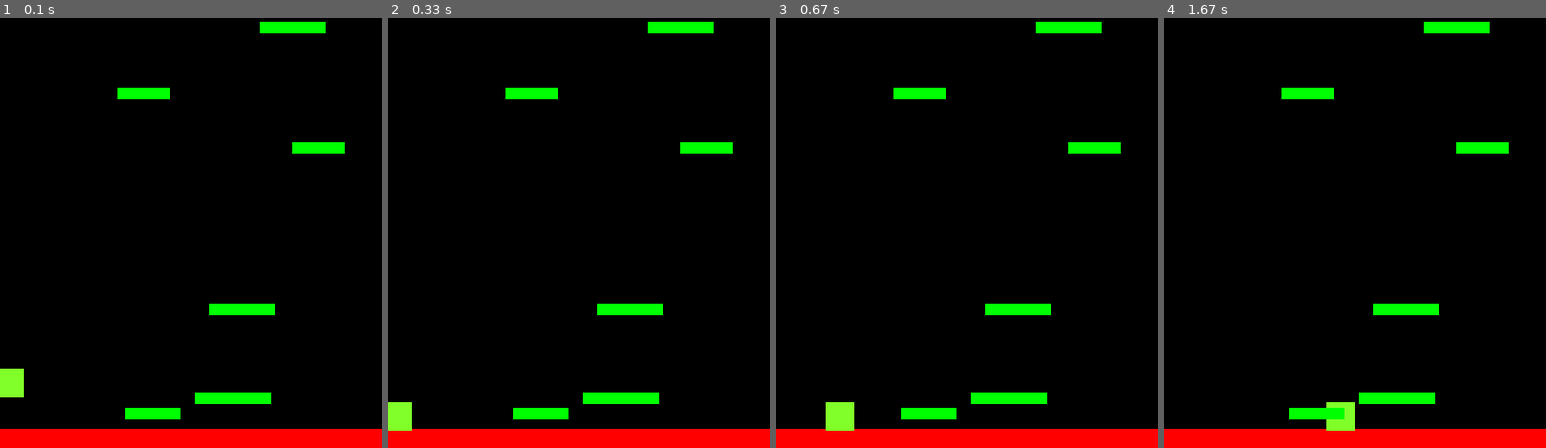
Above: before the commit, frames 1-4 (left to right).
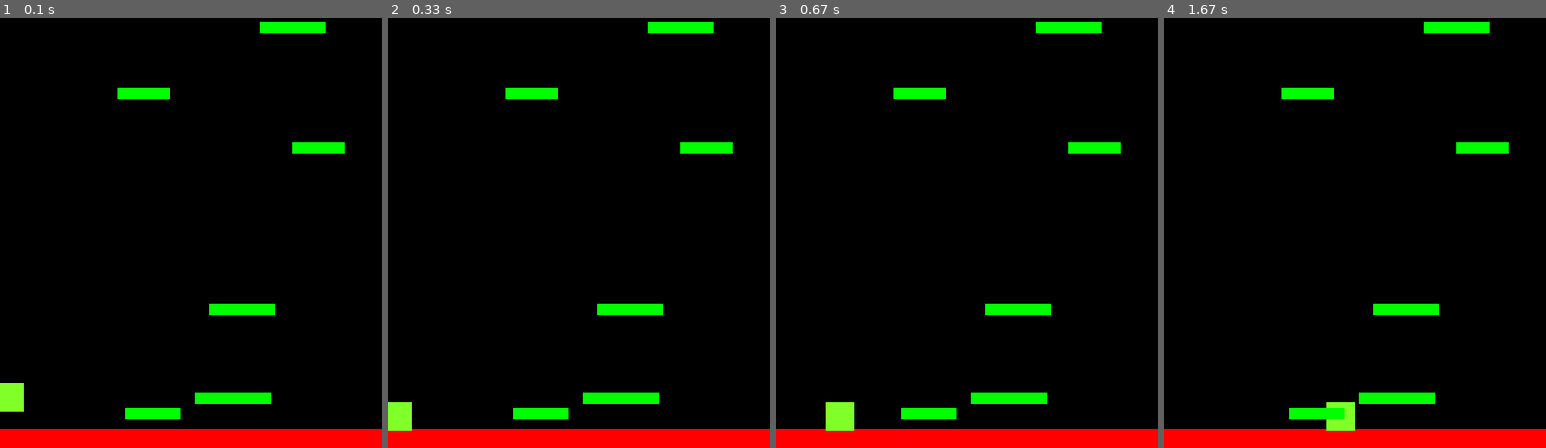
Above: after the commit, the same moments.

Repository: Serio-Programming/Pygame-Tutorials
Game: pygame game, started from CodersLegacy Platformer Tutorial/Platformer_Tutorial.py
Two runs of this game, one before a commit and one after it. Both use one fixed random seed, a clock stepped at 60 frames per second and the inputs below.
Inputs:
- Up to frame 1 (0.1 s): no input
- Up to frame 2 (0.33 s): no input
- Up to frame 3 (0.67 s): hold Right from 0.33 s (still down)
- Up to frame 4 (1.67 s): release Right at 0.8 s; hold Right 0.83-1.3 s; hold Left from 1.33 s (still down)

The runs differ from the first frame. In frame 1, 0.4% of the frame differs, in the area x 0-7%, y 81-92%; in frame 2, nothing differs; in frame 3, nothing differs; in frame 4, nothing differs.

Commit message:
2nd Update Platformer_Tutorial.py
Discovered that the tutorial has some typos and small issues. Found solutions on other online sources (reddit.com/stackoverflow.com). Made progress on platform generation without freezing. Improved how player lands on platforms.

Diff:
--- a/CodersLegacy Platformer Tutorial/Platformer_Tutorial.py
+++ b/CodersLegacy Platformer Tutorial/Platformer_Tutorial.py
@@ -37,7 +37,7 @@
         self.jumping = False
 
         # Define the position, velocity, acceleration
-        self.pos = vec((10, 385)) # Define starting position
+        self.pos = vec((10, 400)) # Define starting position
         self.vel = vec(0, 0) # First number is x acceleration/velocity, second is y
         self.acc = vec(0, 0) # First number is x acceleration/velocity, second is y
 
@@ -77,12 +77,13 @@
 
     # Define the update method that checks for collisions with platforms
     def update(self):
-        hits = pygame.sprite.spritecollide(P1, platforms, False) # Define a variable using the spritecollide function. Checks if sprite of first parameters has collided with sprite/sprites of second parameter. Final parameter is "do you want this (player) sprite deleted? Usually False
-        if P1.vel.y > 0: # This makes sure velocity is not zero unless there is already some initial velocity
+        hits = pygame.sprite.spritecollide(self, platforms, False) # Define a variable using the spritecollide function. Checks if sprite of first parameters has collided with sprite/sprites of second parameter. Final parameter is "do you want this (player) sprite deleted? Usually False
+        if self.vel.y > 0: # This makes sure velocity is not zero unless there is already some initial velocity
             if hits:
-                self.pos.y = hits[0].rect.top + 1
-                self.vel.y = 0
-                self.jumping = False
+                if self.pos.y < hits[0].rect.bottom:
+                    self.pos.y = hits[0].rect.top + 1
+                    self.vel.y = 0
+                    self.jumping = False
 
 # Define the platform class
 class platform(pygame.sprite.Sprite):
@@ -93,11 +94,28 @@
         #self.rect = self.surf.get_rect(center = (WIDTH/2, HEIGHT - 10)) # Defines starting position of object
         self.rect = self.surf.get_rect(center = (random.randint(0, WIDTH - 50), random.randint(0, HEIGHT - 30))) # Randomly assign width of platform
 
+def check(platform, groupies):
+    if pygame.sprite.spritecollideany(platform, groupies):
+        return True
+    else:
+        for entity in groupies:
+            if entity == platform:
+                continue
+            if (abs(platform.rect.top - entity.rect.bottom) < 15) and (abs(platform.rect.bottom - entity.rect.top) < 15):
+                return True
+        C = False
+        return C
+
+# Define function to generate platforms
 def plat_gen():
-    while len(platforms) < 9:
+    while len(platforms) < 6:
         width = random.randrange(50, 100)
         p = platform()
-        p.rect.center = (random.randrange(0, WIDTH - width), random.randrange(-50, 0))
+        C = True
+        while C:
+            p = platform()
+            p.rect.center = (random.randrange(0, WIDTH - width), random.randrange(-50, -10))
+            C = check(p, platforms)
         platforms.add(p)
         all_sprites.add(p)
 
@@ -137,8 +155,6 @@
             if event.key == pygame.K_SPACE:
                 P1.cancel_jump()
 
-    print(P1.jumping)
-
     if P1.rect.top <= HEIGHT / 3: # Moves screen up when player is a third of the way up
         P1.pos.y += abs(P1.vel.y)
         for plat in platforms: # Update the position of all platforms
@@ -147,16 +163,15 @@
                 plat.kill() # Destroy platforms below the screen
 
     displaysurface.fill((0, 0, 0))
-
+    plat_gen() # Generate platforms when there are fewer on the screen
     P1.move() # Call player movement method every loop
     P1.update() # Call player update method
-    plat_gen() # Generate platforms when there are fewer on the screen
-
     for entity in all_sprites: # For all sprites
         displaysurface.blit(entity.surf, entity.rect) # Blit to surface
 
     pygame.display.update() # Push all changes to screen and update it
     FramePerSec.tick(FPS) # Tick function used on clock object limits refresh to 60 FPS
+    #print(len(platforms))
 
 ## Implementing Movement ##
 # Changes were made in the Player class and Game Loop
